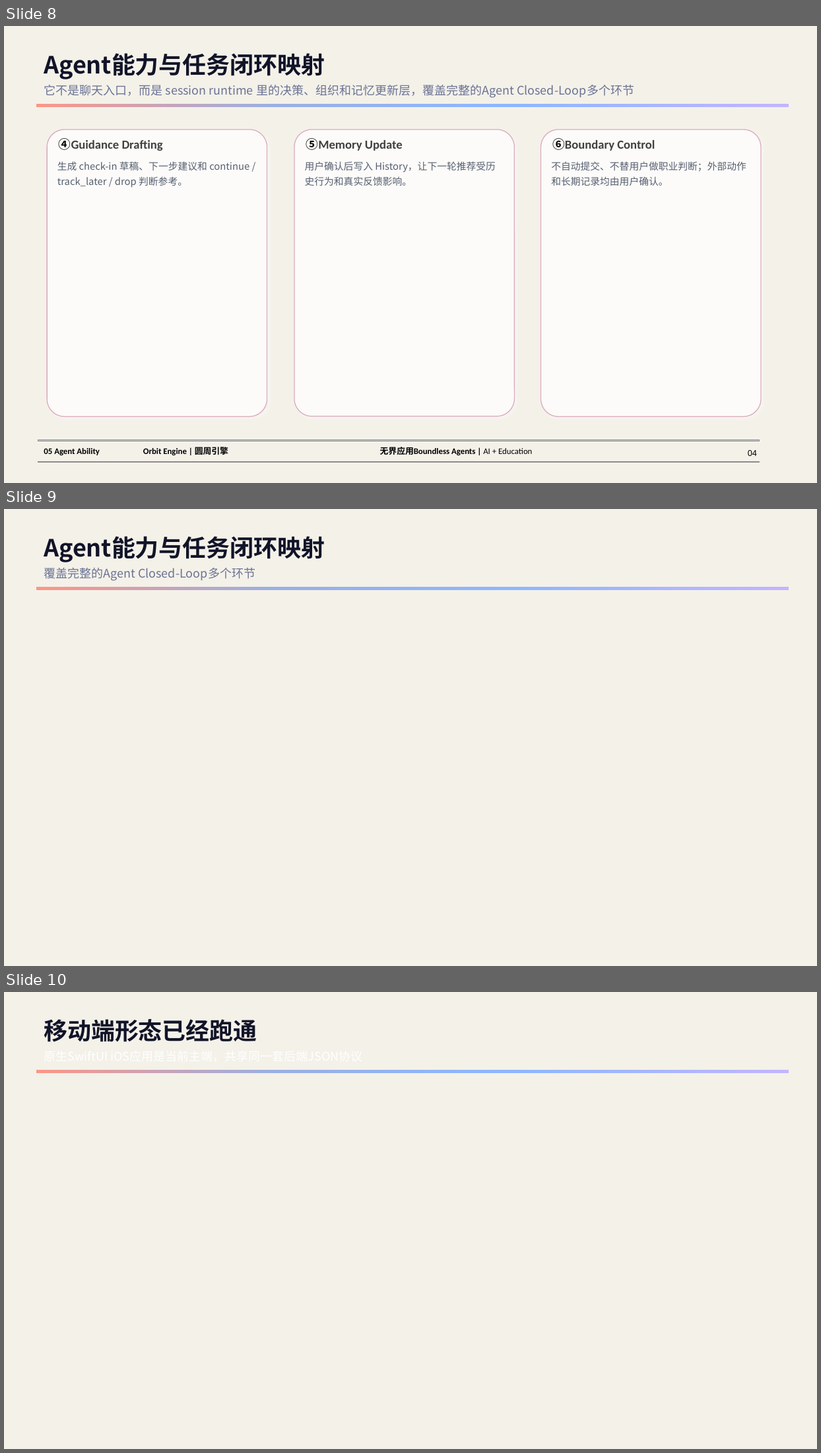
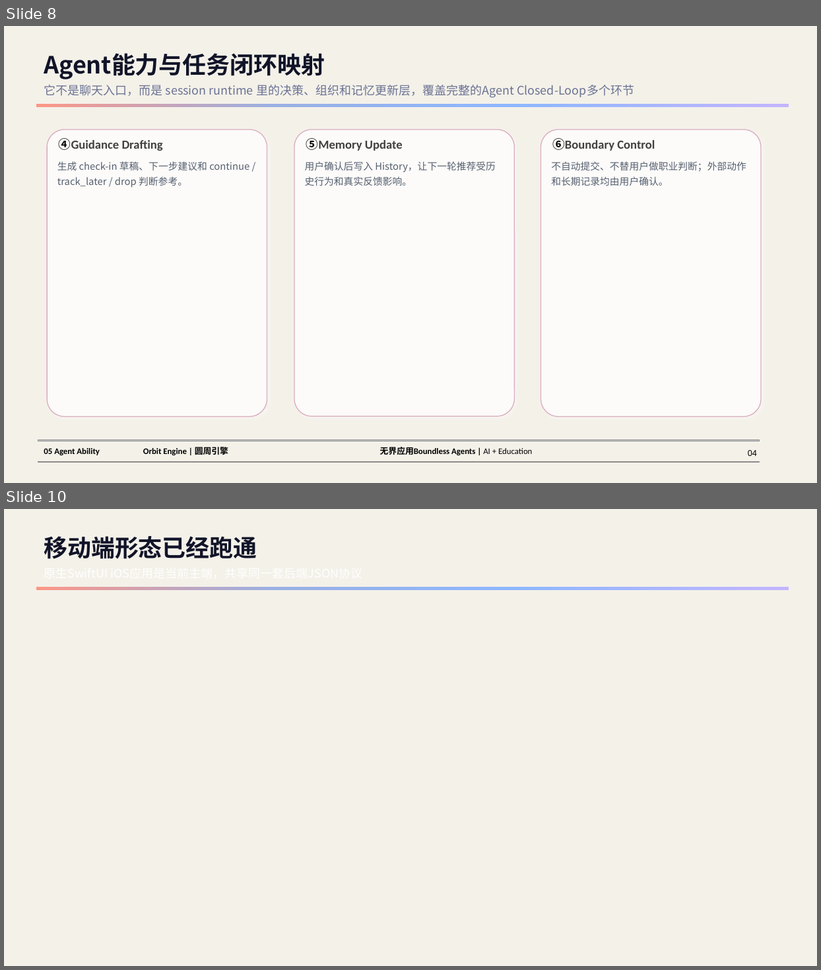
Before and after one commit to understand-hani/Orbit-Engine, a slide deck: ppt/圆周引擎OrbitEngine.pptx. Shown one above the other, each under a label of ours: slides 8, 9 and 10 before the commit, slides 8 and 10 after it; the slides between them are not shown. The pictures are 821x1453 and 821x970 pixels, drawn with LibreOffice and Linux fonts; fonts in the diff are those of the drawing; grey boxes stand for pictures; background and template pictures are left out. Boxes give left, top, right and bottom in pixels: in the first picture for what was removed or moved away, otherwise in the second. Text is boxed around its words. In the diff, an @@ line names an element or a change of style, - is before the commit and + after.

```diff
--- a/ppt/圆周引擎OrbitEngine.pptx
+++ b/ppt/圆周引擎OrbitEngine.pptx
@@ slide 9 removed at bbox=[4, 509, 817, 966], background picture (left out) @@
@@ text removed at bbox=[44, 536, 325, 562] @@
-Agent能力与任务闭环映射
@@ text removed at bbox=[44, 568, 255, 581] @@
-覆盖完整的Agent Closed-Loop多个环节
@@ rectangle removed at bbox=[36, 587, 789, 591] @@
```
Also in this commit, not shown: 1 slide changed, 1 slide added, 4 other files.
